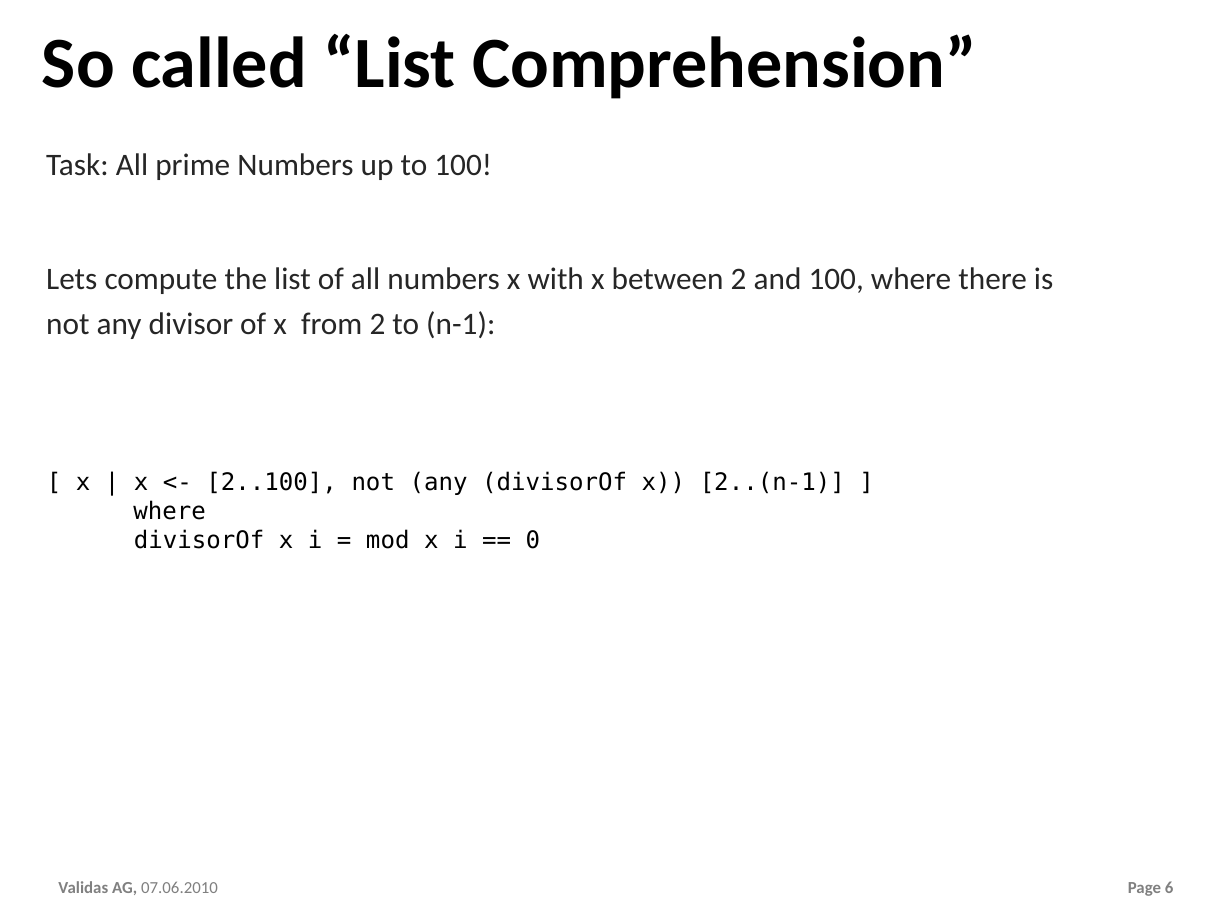
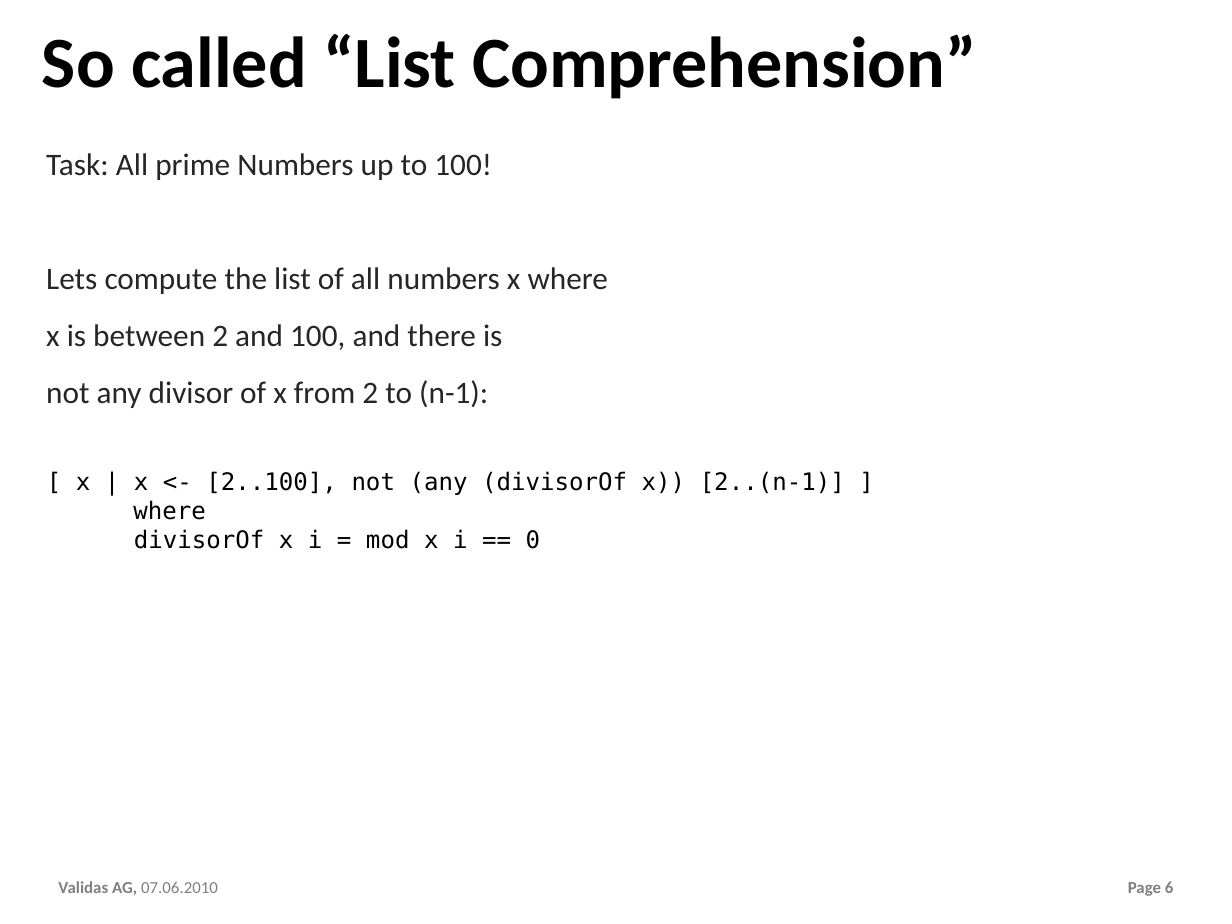
Before and after one commit to theoremprover/chess, a slide deck: slide 6 of ppt/Chess200.pptx. Drawn at 1232x924 pixels with LibreOffice and Linux fonts; fonts in the diff are those of the drawing; background and template pictures are left out. Boxes give left, top, right and bottom in pixels: in the first picture for what was removed or moved away, otherwise in the second. Text is boxed around its words. In the diff, an @@ line names an element or a change of style, - is before the commit and + after.

```diff
--- a/ppt/Chess200.pptx
+++ b/ppt/Chess200.pptx
@@ text at [46, 267, 608, 408]: text changed @@
-Lets compute the list of all numbers x with x between 2 and 100, where there is not any divisor of x from 2 to (n-1):
+Lets compute the list of all numbers x where
+x is between 2 and 100, and there is
+not any divisor of x from 2 to (n-1):
```
Also in this commit, not shown: 2 other slides changed.
